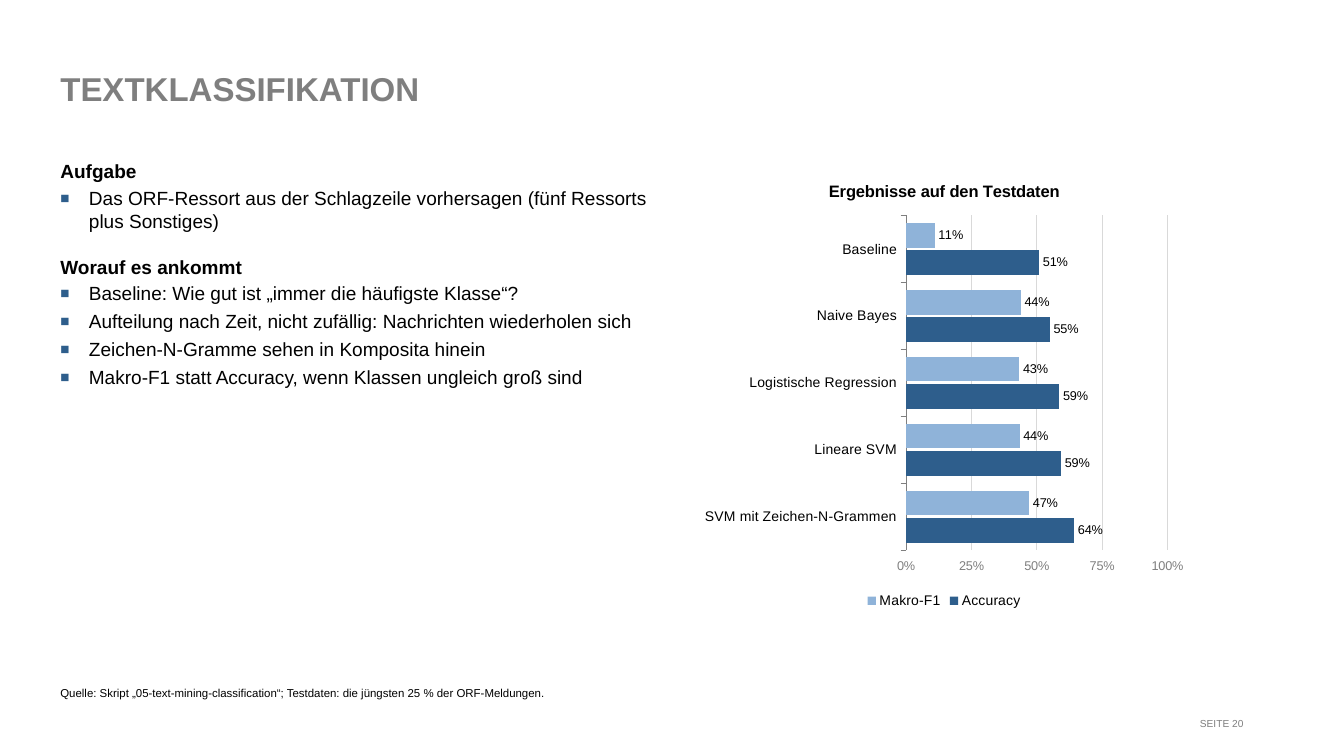
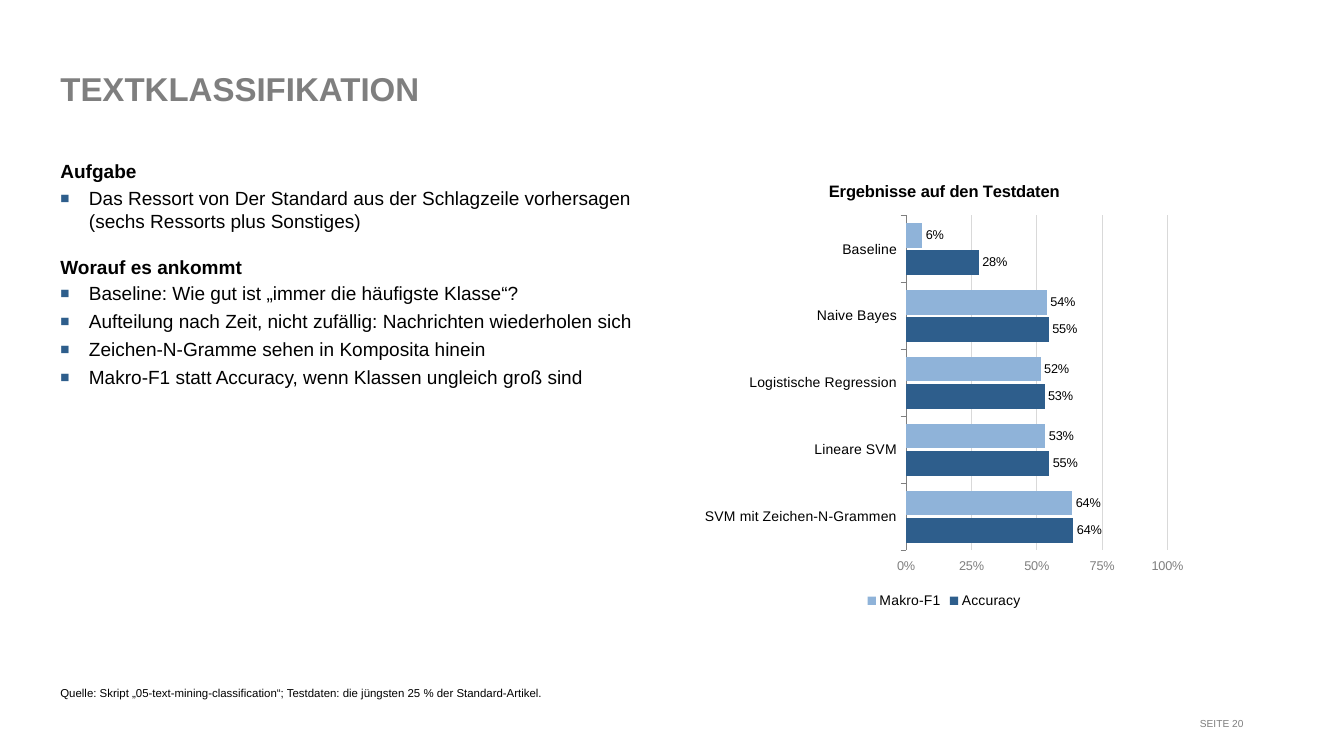
Before and after one commit to franzmohr/intro-text-mining-de, a slide deck: slide 20 of text-mining.odp. Drawn at 1344x756 pixels with LibreOffice and Linux fonts; fonts in the diff are those of the drawing. Boxes give left, top, right and bottom in pixels: in the first picture for what was removed or moved away, otherwise in the second. Text is boxed around its words. In the diff, an @@ line names an element or a change of style, - is before the commit and + after.

```diff
--- a/text-mining.odp
+++ b/text-mining.odp
@@ bar chart at (695,165,1193,613) @@
@@ Accuracy, Lineare SVM: 0.59 to 0.55 @@
@@ Accuracy, Logistische Regression: 0.59 to 0.53 @@
@@ Accuracy, Baseline: 0.51 to 0.28 @@
-Makro-F1: 0.47, 0.43, 0.43, 0.44, 0.11
+Makro-F1: 0.64, 0.53, 0.52, 0.54, 0.06
@@ text at (89,191,631,232): text changed @@
-■ Das ORF-Ressort aus der Schlagzeile vorhersagen (fünf Ressorts plus Sonstiges)
+■ Das Ressort von Der Standard aus der Schlagzeile vorhersagen (sechs Ressorts plus Sonstiges)
@@ text at (60,688,542,700): text changed @@
-Quelle: Skript „05-text-mining-classification“; Testdaten: die jüngsten 25 % der ORF-Meldungen.
+Quelle: Skript „05-text-mining-classification“; Testdaten: die jüngsten 25 % der Standard-Artikel.
```
Also in this commit, not shown: 16 other slides changed, 8 other files.
